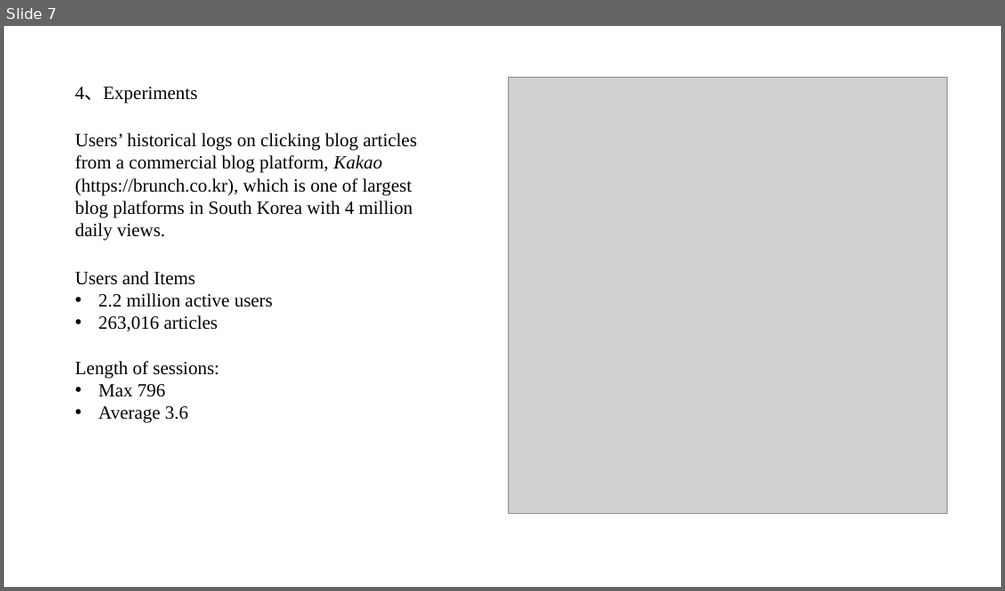
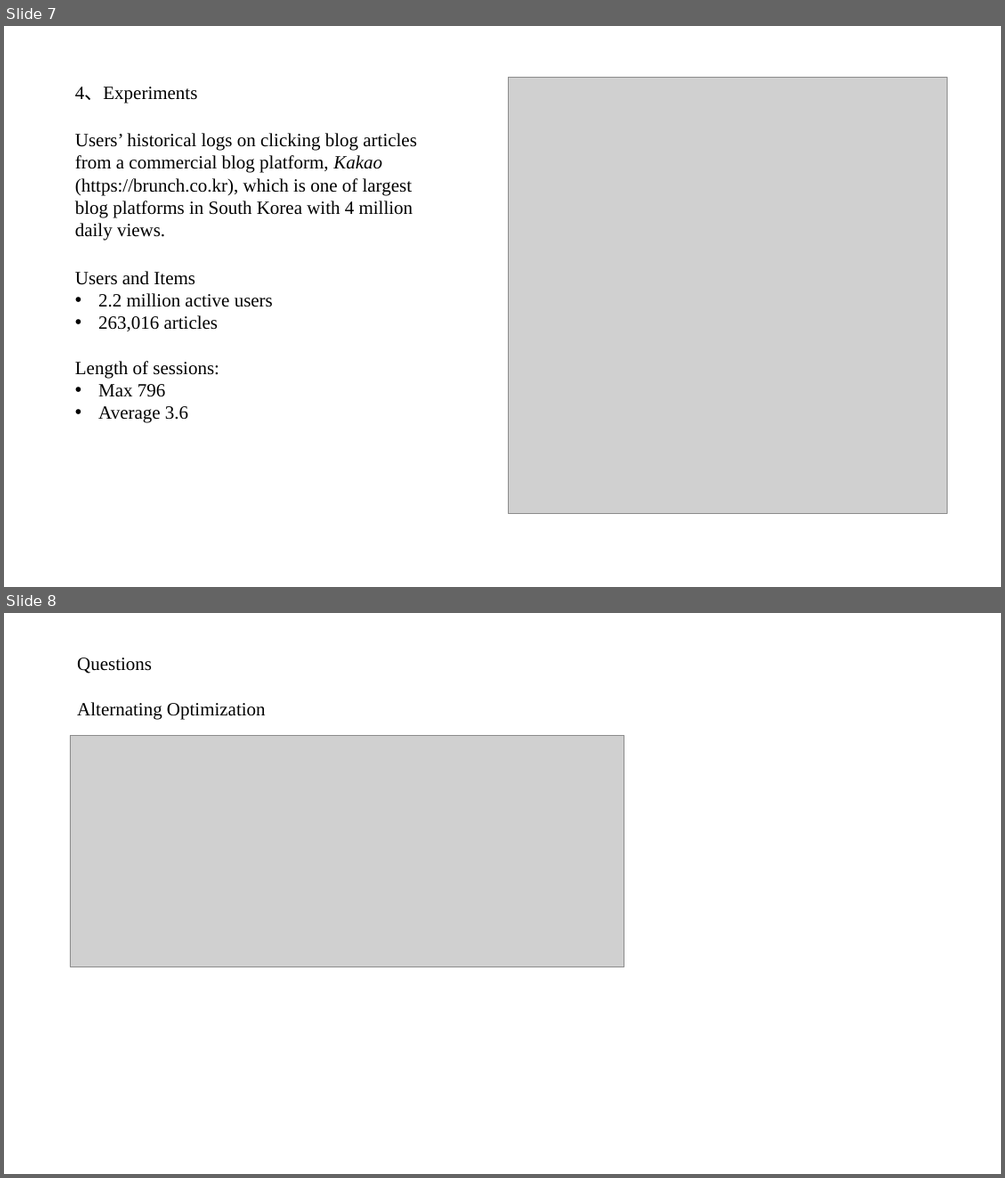
Before and after one commit to Mediocre250/long-tail-recommendation, a slide deck: papers/(2019 IJCAI ) Sequential and Diverse Recommendation with Long Tail/S-DIV.pptx. Shown one above the other, each under a label of ours: slide 7 before the commit, slides 7 and 8 after it. The pictures are 1005x591 and 1005x1178 pixels, drawn with LibreOffice and Linux fonts; fonts in the diff are those of the drawing; grey boxes stand for pictures. Boxes give left, top, right and bottom in pixels: in the first picture for what was removed or moved away, otherwise in the second. Text is boxed around its words. In the diff, an @@ line names an element or a change of style, - is before the commit and + after.

Commit message:
update

```diff
--- a/papers/(2019 IJCAI ) Sequential and Diverse Recommendation with Long Tail/S-DIV.pptx
+++ b/papers/(2019 IJCAI ) Sequential and Diverse Recommendation with Long Tail/S-DIV.pptx
@@ slide 8 added at [4, 613, 1001, 1174], background #FFFFFF @@
@@ text added at [77, 657, 152, 674], 18 pt, text #000000 @@
+Questions
@@ text added at [77, 702, 266, 720], 18 pt, text #000000 @@
+Alternating Optimization
@@ picture added at [70, 736, 624, 966] @@
```
Also in this commit, not shown: 2 other slides added.
